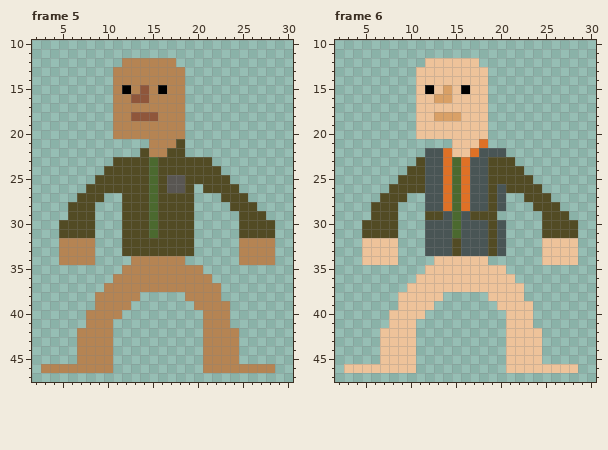
Two versions of one pixel-art file, assets/art/humans_slim.aseprite. The picture above is the old version.
32x48 pixels, 10 frames. Shown: frame 5: x 2..30, y 10..47; frame 6: x 2..30, y 10..47. The commit also changed other frames, which this record leaves out.
And afterwards:
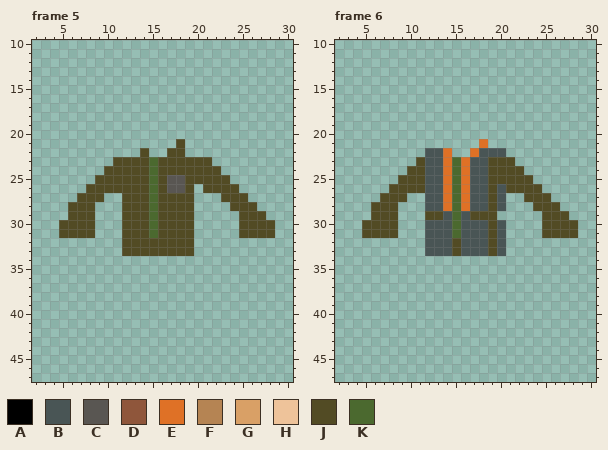
Palette (. is transparent): A #000000  B #495555  C #595652  D #8f563b  E #df7126  F #b58453  G #d9a066  H #eec39a  J #524b24  K #4b692f
The edit:
layer "Body" now hidden
Frame 5:
Colour A is removed in row 15 at x 12 and 16.
Colour D is removed in row 15 at x 14; in row 16 at x 13 to 14; in row 18 at x 13 to 15.
Colour F is removed in row 12 at x 12 to 17; in rows 13 to 14 at x 11 to 18; in row 15 at x 11, 13, 15 and 17 to 18; in row 16 at x 11 to 12 and 15 to 18; in row 17 at x 11 to 18; in row 18 at x 11 to 12 and 16 to 18.
Colour F is removed in rows 19 to 20 at x 11 to 18; in row 21 at x 15 to 17; in row 22 at x 15 to 16; in rows 32 to 33 at x 5 to 8 and 25 to 28; in row 34 at x 5 to 8, 13 to 18 and 25 to 28; in row 35 at x 12 to 20.
Colour F is removed in row 36 at x 11 to 21; in row 37 at x 10 to 22; in row 38 at x 9 to 13 and 19 to 22; in row 39 at x 9 to 12 and 20 to 23; in row 40 at x 8 to 11 and 21 to 23; in row 41 at x 8 to 10 and 21 to 23.
Colour F is removed in rows 42 to 45 at x 7 to 10 and 21 to 24; in row 46 at x 3 to 10 and 21 to 28.
Frame 6:
Colour A is removed in row 15 at x 12 and 16.
Colour G is removed in row 15 at x 14; in row 16 at x 13 to 14; in row 18 at x 13 to 15.
Colour H is removed in row 12 at x 12 to 17; in rows 13 to 14 at x 11 to 18; in row 15 at x 11, 13, 15 and 17 to 18; in row 16 at x 11 to 12 and 15 to 18; in row 17 at x 11 to 18; in row 18 at x 11 to 12 and 16 to 18.
Colour H is removed in rows 19 to 20 at x 11 to 18; in row 21 at x 15 to 17; in row 22 at x 15 to 16; in rows 32 to 33 at x 5 to 8 and 25 to 28; in row 34 at x 5 to 8, 13 to 18 and 25 to 28; in row 35 at x 12 to 20.
Colour H is removed in row 36 at x 11 to 21; in row 37 at x 10 to 22; in row 38 at x 9 to 13 and 19 to 22; in row 39 at x 9 to 12 and 20 to 23; in row 40 at x 8 to 11 and 21 to 23; in row 41 at x 8 to 10 and 21 to 23.
Colour H is removed in rows 42 to 45 at x 7 to 10 and 21 to 24; in row 46 at x 3 to 10 and 21 to 28.
Where, in picture pixels (left, top, right, bottom), the same in both pictures:
erased: (113, 58, 185, 157)
erased: (41, 238, 275, 373)
erased: (416, 58, 488, 157)
erased: (344, 238, 578, 373)
